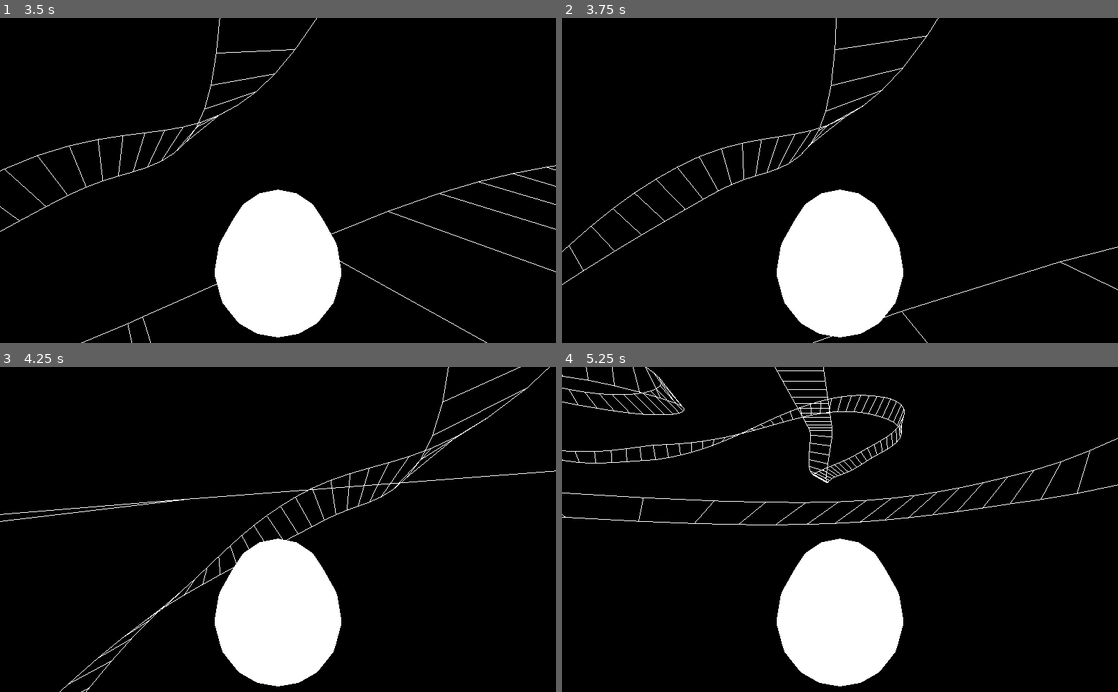
Above: before the commit, frames 1-4 (two rows, left to right).
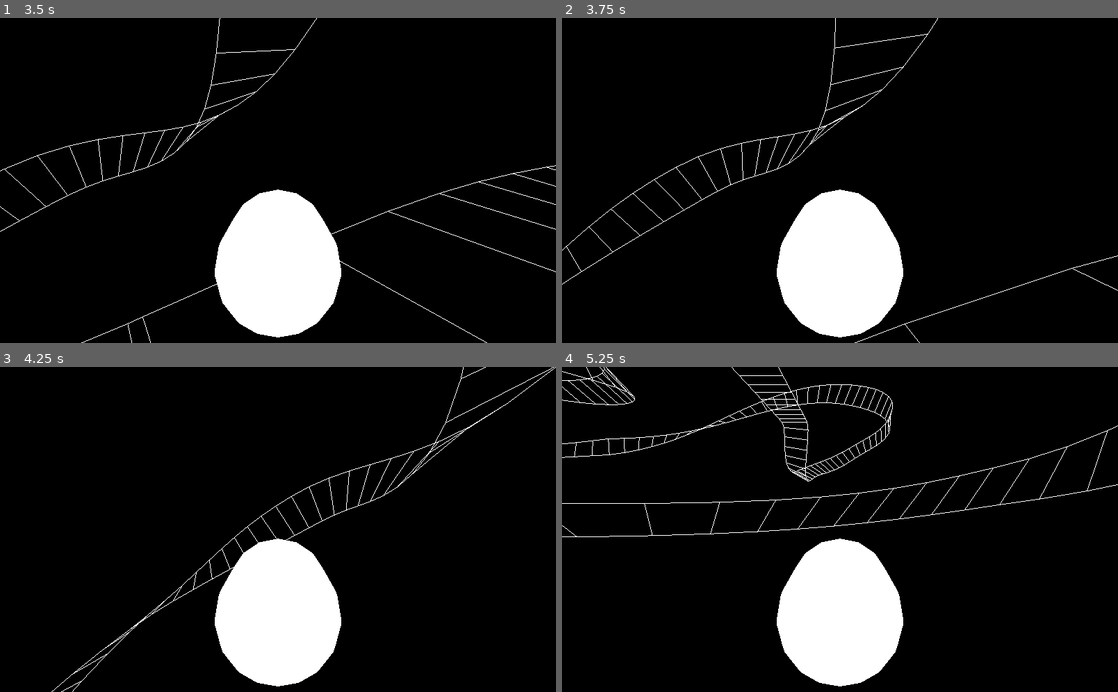
Above: after the commit, the same moments.

Repository: spazzylemons/condux
Game: Godot game, scene res://TestScene.tscn
Two runs of this game, one before a commit and one after it. Both use one fixed random seed, a clock stepped at 60 frames per second and the inputs below.
Inputs:
- Up to frame 1 (3.5 s): hold Right (stick_right) 0.53-1.28 s; hold X (brake) 1.28-2.03 s; tap Enter at 2 s; hold Right (stick_right) 2.03-2.78 s; hold Z (accel) from 2.78 s (still down)
- Up to frame 2 (3.75 s): release Z (accel) at 3.53 s; hold Left (stick_left) from 3.53 s (still down)
- Up to frame 3 (4.25 s): keep holding Left (stick_left)
- Up to frame 4 (5.25 s): release Left (stick_left) at 5.03 s; hold X (brake) from 5.03 s (still down)

Frame 1 is identical in both runs. In frame 2, 1.0% of the frame differs, in the area x 0-100%, y 0-100%; in frame 3, 1.4%; in frame 4, 3.1%, in the area x 0-100%, y 0-53%.

Commit message:
abstract controls from vehicle script

Diff:
--- a/godot/Course/Course.gd
+++ b/godot/Course/Course.gd
@@ -29,24 +29,17 @@
 	var pz = -_get_fixed(f)
 	return Vector3(px, py, pz)
 
-static func _interp(n: float) -> float:
-	var nn = n * n
-	return (3 * nn) - (2 * nn * n)
-
 func _ready() -> void:
-	# only do this stuff if we're not in the editor
-	if not Engine.editor_hint:
-		# load vehicle scene and set its spawn point
-		var scene = preload("res://Vehicle/Vehicle.tscn").instance()
-		scene.translation = get_from_offset(0.0) + Vector3.UP
-		add_child(scene)
-		# create collision body and shape
-		var body = StaticBody.new()
-		var shape = CollisionShape.new()
-		shape.shape = get_mesh().create_trimesh_shape()
-		# add as child
-		body.add_child(shape)
-		add_child(body)
+	# spawn player
+	var vehicle = Vehicle.spawn_player(get_from_offset(0.0) + Vector3.UP)
+	add_child(vehicle)
+	# create collision body and shape
+	var body = StaticBody.new()
+	var shape = CollisionShape.new()
+	shape.shape = get_mesh().create_trimesh_shape()
+	# add as child
+	body.add_child(shape)
+	add_child(body)
 	# create line renderer child
 	var renderer = CourseRenderer.new()
 	renderer.load_course(self)
--- /dev/null
+++ b/godot/Vehicle/Controller/BaseController.gd
@@ -0,0 +1,8 @@
+extends Node
+class_name BaseController
+
+func get_steering() -> float:
+	return 0.0
+
+func get_pedal() -> float:
+	return 0.0
--- /dev/null
+++ b/godot/Vehicle/Controller/PlayerController.gd
@@ -0,0 +1,13 @@
+extends BaseController
+class_name PlayerController
+
+func get_steering() -> float:
+	return Input.get_action_strength("stick_left") - Input.get_action_strength("stick_right")
+
+func get_pedal() -> float:
+	var pedal = 0.0
+	if Input.is_action_pressed("accel"):
+		pedal += 1.0
+	if Input.is_action_pressed("brake"):
+		pedal -= 1.0
+	return pedal
--- a/godot/Vehicle/Vehicle.gd
+++ b/godot/Vehicle/Vehicle.gd
@@ -17,24 +17,13 @@
 var gravity_areas = {}
 var accelerator = 0.0
 
-func _get_input() -> float:
-	return Input.get_action_strength("stick_left") - Input.get_action_strength("stick_right")
-
 func _physics_process(delta):
 	# turning
-	rotate_object_local(Vector3.UP, _get_input() * STEER_FACTOR * delta)
+	rotate_object_local(Vector3.UP, $Controller.get_steering() * STEER_FACTOR * delta)
 	# movement
-	if Input.is_action_pressed("accel"):
-		accelerator += delta * ACCELERATOR_ADJUST
-	else:
-		accelerator -= delta * ACCELERATOR_ADJUST
-	if Input.is_action_pressed("brake"):
-		accelerator -= delta * ACCELERATOR_ADJUST
-	if accelerator < 0.0:
-		accelerator = 0.0
-	if accelerator > ACCELERATOR_MAX:
-		accelerator = ACCELERATOR_MAX
+	accelerator += clamp(delta * ACCELERATOR_ADJUST * $Controller.get_pedal(), 0.0, ACCELERATOR_MAX)
 	move_and_collide(transform.basis.xform(Vector3.FORWARD) * delta * accelerator)
+	# gravity handling
 	var new_gravity_vector = Vector3.ZERO
 	for area in gravity_areas.keys():
 		if area.overlaps_body(self):
@@ -56,3 +45,16 @@
 		gravity = 0.0
 	gravity -= delta * GRAVITY_STRENGTH
 	orthonormalize()
+
+func set_controller(path: String) -> void:
+	$Controller.set_script(load(path))
+
+# helper function for spawning a player-controlled vehicle
+static func spawn_player(position: Vector3) -> Vehicle:
+	# load from scene
+	var vehicle = load("res://Vehicle/Vehicle.tscn").instance()
+	# give the player control of this vehicle
+	vehicle.set_controller("res://Vehicle/Controller/PlayerController.gd")
+	# place the vehicle at the given position
+	vehicle.translation = position
+	return vehicle
--- a/godot/Vehicle/Vehicle.tscn
+++ b/godot/Vehicle/Vehicle.tscn
@@ -1,7 +1,8 @@
-[gd_scene load_steps=5 format=2]
+[gd_scene load_steps=6 format=2]
 
 [ext_resource path="res://Vehicle/Vehicle.gd" type="Script" id=1]
 [ext_resource path="res://Material/White.tres" type="Material" id=2]
+[ext_resource path="res://Vehicle/Controller/BaseController.gd" type="Script" id=3]
 
 [sub_resource type="CapsuleShape" id=2]
 radius = 0.25
@@ -25,3 +26,6 @@
 [node name="MeshInstance" type="MeshInstance" parent="CollisionShape"]
 mesh = SubResource( 1 )
 skeleton = NodePath("")
+
+[node name="Controller" type="Node" parent="."]
+script = ExtResource( 3 )
--- a/godot/project.godot
+++ b/godot/project.godot
@@ -9,6 +9,11 @@
 config_version=4
 
 _global_script_classes=[ {
+"base": "Node",
+"class": "BaseController",
+"language": "GDScript",
+"path": "res://Vehicle/Controller/BaseController.gd"
+}, {
 "base": "Spatial",
 "class": "Course",
 "language": "GDScript",
@@ -24,15 +29,22 @@
 "language": "GDScript",
 "path": "res://Course/CourseRenderer.gd"
 }, {
+"base": "BaseController",
+"class": "PlayerController",
+"language": "GDScript",
+"path": "res://Vehicle/Controller/PlayerController.gd"
+}, {
 "base": "KinematicBody",
 "class": "Vehicle",
 "language": "GDScript",
 "path": "res://Vehicle/Vehicle.gd"
 } ]
 _global_script_class_icons={
+"BaseController": "",
 "Course": "",
 "CourseArea": "",
 "CourseRenderer": "",
+"PlayerController": "",
 "Vehicle": ""
 }
 
